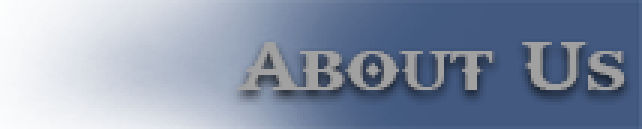
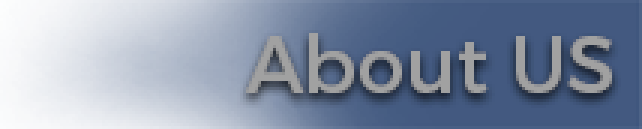
Layer changes from the first 642x129 image to the second:
renamed "About Us" to "About US", painted on it over [237, 33, 627, 93]
